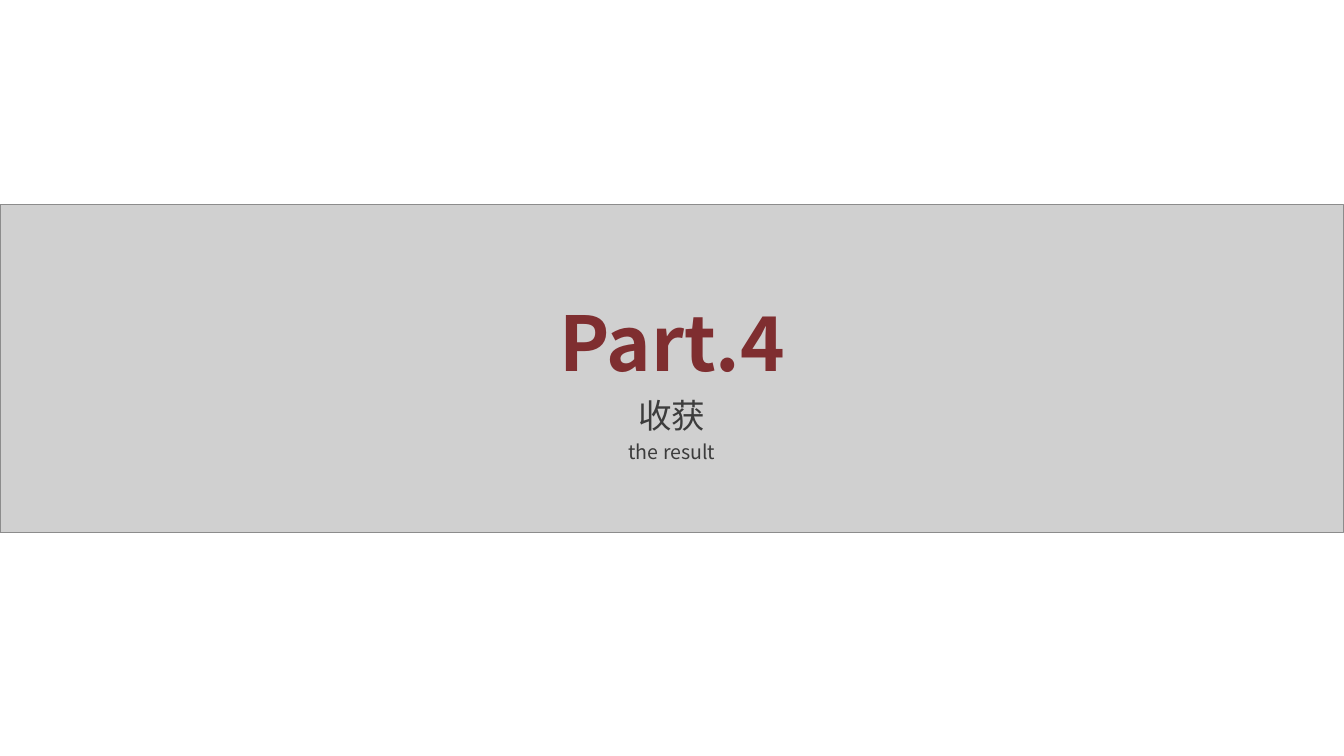
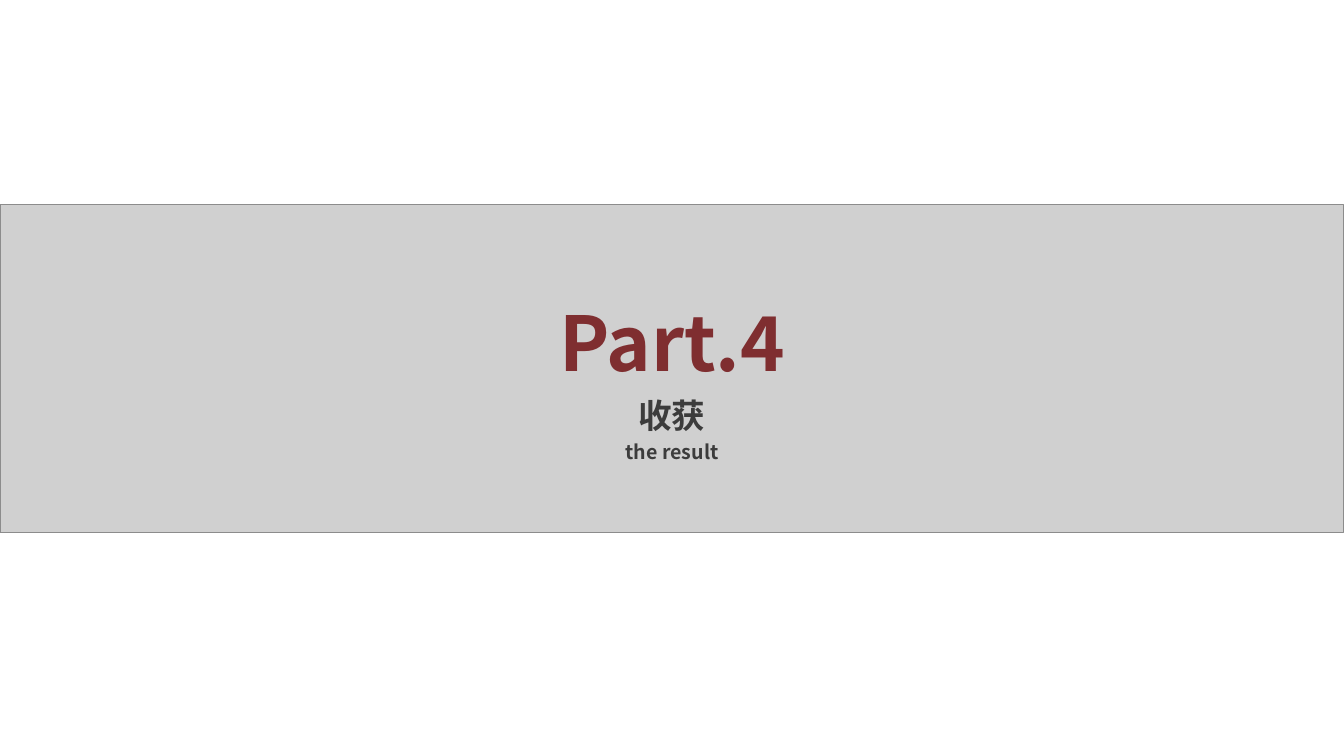
Before and after one commit to DEisreal/DEisreal.github.io, a slide deck: slide 11 of VSS CODE/5_卷积实现过程_3170406037_李易潼_3170406034_毛佳雁_3170406036_祝立群/PPT_3170406037_李易潼_3170406034_毛佳雁_3170406036_祝立群/PPT_3170406037_李易潼_3170406034_毛佳雁_3170406036_祝立群.pptx. Drawn at 1344x756 pixels with LibreOffice and Linux fonts; fonts in the diff are those of the drawing; grey boxes stand for pictures. Boxes give left, top, right and bottom in pixels: in the first picture for what was removed or moved away, otherwise in the second. Text is boxed around its words. In the diff, an @@ line names an element or a change of style, - is before the commit and + after.

```diff
--- a/VSS CODE/5_卷积实现过程_3170406037_李易潼_3170406034_毛佳雁_3170406036_祝立群/PPT_3170406037_李易潼_3170406034_毛佳雁_3170406036_祝立群/PPT_3170406037_李易潼_3170406034_毛佳雁_3170406036_祝立群.pptx
+++ b/VSS CODE/5_卷积实现过程_3170406037_李易潼_3170406034_毛佳雁_3170406036_祝立群/PPT_3170406037_李易潼_3170406034_毛佳雁_3170406036_祝立群/PPT_3170406037_李易潼_3170406034_毛佳雁_3170406036_祝立群.pptx
@@ text "收获" at box(625, 399, 718, 459): bold on @@
```
Also in this commit, not shown: 11 other slides changed, 2 other files.
